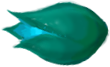
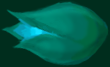
Layers edited between the first and the second 110 × 67 image:
painted on "head" over [42, 20, 67, 37]
added layer "Layer 1" over [0, 0, 110, 67]
